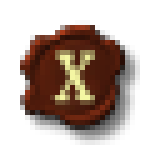
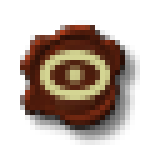
Layers edited between the first and the second 150x150 image:
added layer "Show Players" in group "Symbols" over [40, 50, 110, 100]
hid "Close" over [50, 50, 95, 105]
